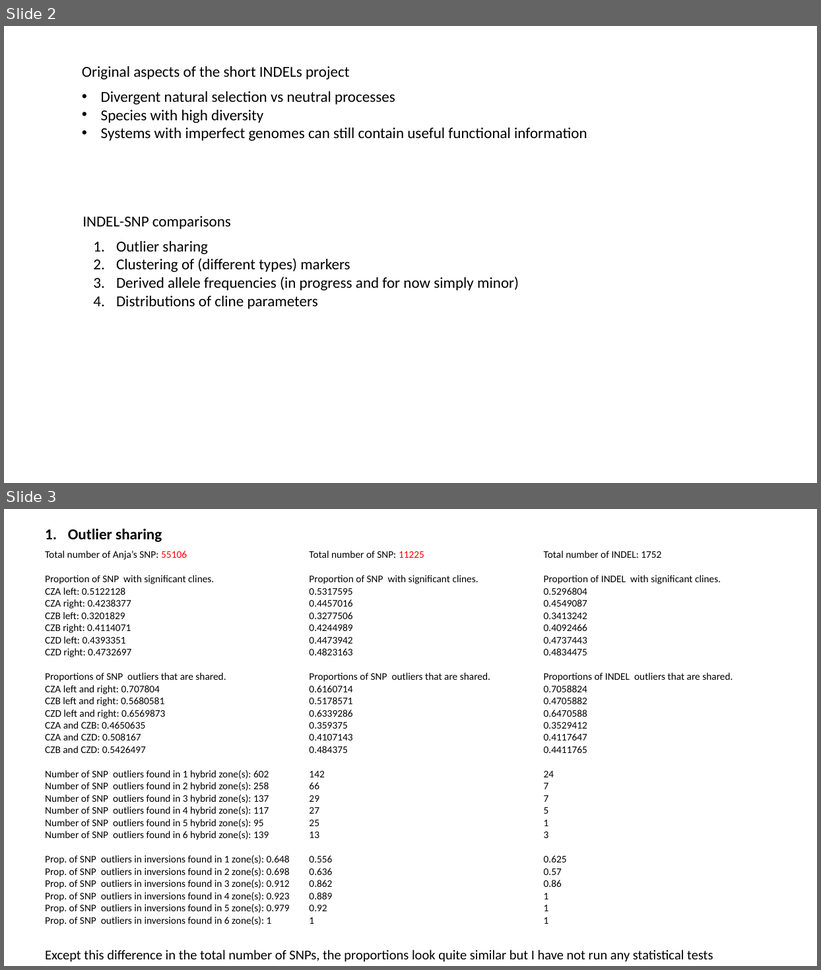
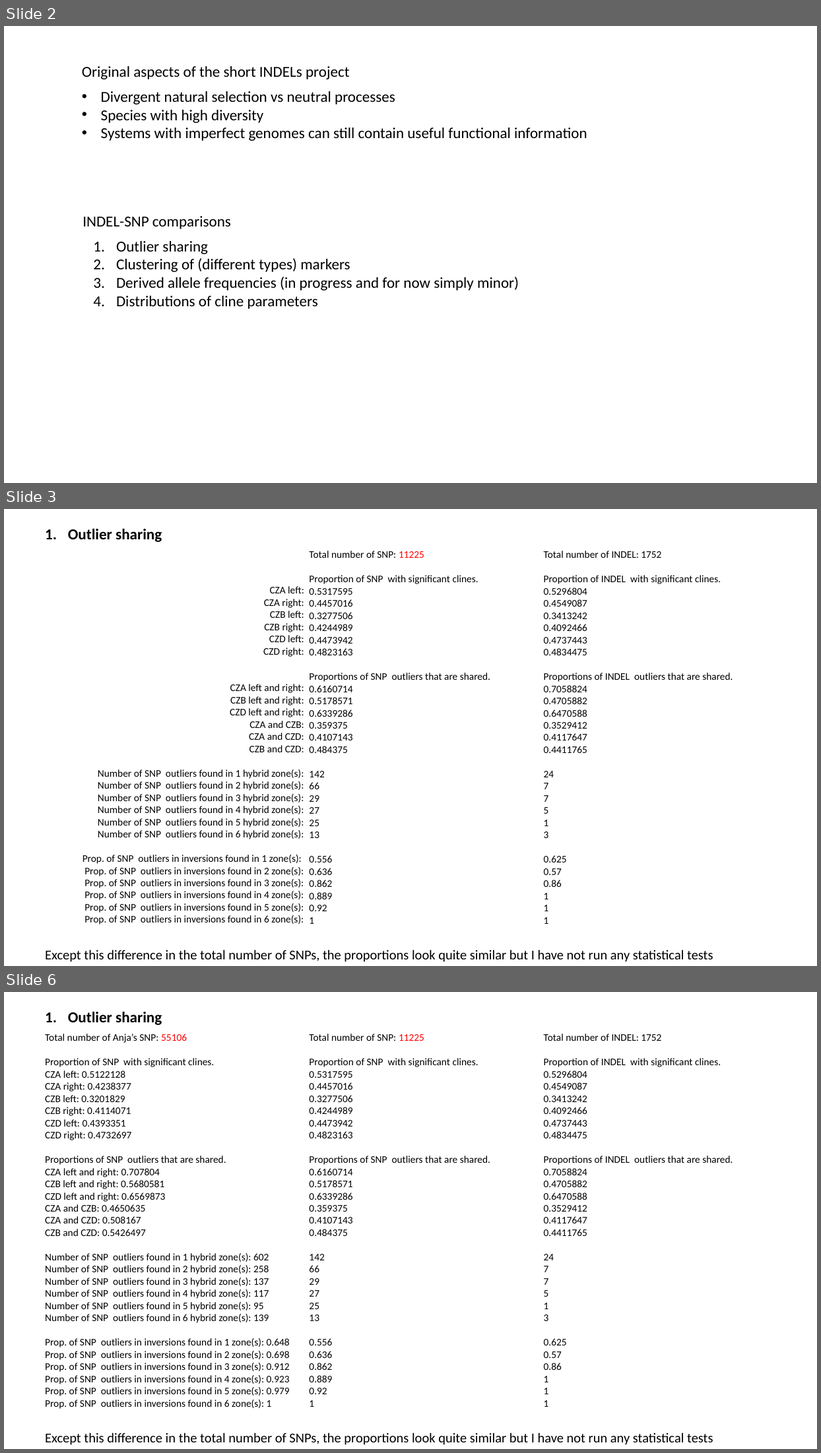
Before and after one commit to sam0per/Littorina_saxatilis_short_variants, a slide deck: short_genetic_variants/docs/short_indels.pptx. Shown one above the other, each under a label of ours: slides 2 and 3 before the commit, slides 2, 3 and 6 after it; the slides between them are not shown. The pictures are 821x970 and 821x1453 pixels, drawn with LibreOffice and Linux fonts; fonts in the diff are those of the drawing. Boxes give left, top, right and bottom in pixels: in the first picture for what was removed or moved away, otherwise in the second. Text is boxed around its words. In the diff, an @@ line names an element or a change of style, - is before the commit and + after.

Commit message:
ecotypes by hybrid index

```diff
--- a/short_genetic_variants/docs/short_indels.pptx
+++ b/short_genetic_variants/docs/short_indels.pptx
@@ slide 3 added at (x1=4, y1=509, x2=817, y2=966), background #FFFFFF @@
@@ text added at (x1=68, y1=528, x2=162, y2=542), 18 pt, text #000000, bold @@
+1. Outlier sharing
@@ text added at (x1=309, y1=551, x2=490, y2=924), 12 pt, text #000000 @@
+Total number of SNP: 11225
+Proportion of SNP with significant clines.
+0.5317595
+0.4457016
+0.3277506
+0.4244989
+0.4473942
+0.4823163
+Proportions of SNP outliers that are shared.
+0.6160714
+0.5178571
+0.6339286
+0.359375
+0.4107143
+0.484375
+142
+66
+29
+27
+25
+13
+0.556
+0.636
+0.862
+0.889
+0.92
+1
@@ text added at (x1=544, y1=551, x2=733, y2=924), 12 pt, text #000000 @@
+Total number of INDEL: 1752
+Proportion of INDEL with significant clines.
+0.5296804
+0.4549087
+0.3413242
+0.4092466
+0.4737443
+0.4834475
+Proportions of INDEL outliers that are shared.
+0.7058824
+0.4705882
+0.6470588
+0.3529412
+0.4117647
+0.4411765
+24
+7
+7
+5
+1
+3
+0.625
+0.57
+0.86
+1
+1
+1
@@ text added at (x1=83, y1=586, x2=304, y2=925), 12 pt, text #000000 @@
+CZA left:
+CZA right:
+CZB left:
+CZB right:
+CZD left:
+CZD right:
+CZA left and right:
+CZB left and right:
+CZD left and right:
+CZA and CZB:
+CZA and CZD:
+CZB and CZD:
+Number of SNP outliers found in 1 hybrid zone(s):
+Number of SNP outliers found in 2 hybrid zone(s):
+Number of SNP outliers found in 3 hybrid zone(s):
+Number of SNP outliers found in 4 hybrid zone(s):
+Number of SNP outliers found in 5 hybrid zone(s):
+Number of SNP outliers found in 6 hybrid zone(s):
+Prop. of SNP outliers in inversions found in 1 zone(s):
+Prop. of SNP outliers in inversions found in 2 zone(s):
+Prop. of SNP outliers in inversions found in 3 zone(s):
+Prop. of SNP outliers in inversions found in 4 zone(s):
+Prop. of SNP outliers in inversions found in 5 zone(s):
+Prop. of SNP outliers in inversions found in 6 zone(s):
@@ text added at (x1=45, y1=950, x2=713, y2=962), 16 pt, text #000000 @@
+Except this difference in the total number of SNPs, the proportions look quite similar but I have not run any statistical tests
@@ what was slide 3 is now slide 6 @@
```
Also in this commit, not shown: 2 slides changed, 2 other slides added, 4 other files.
